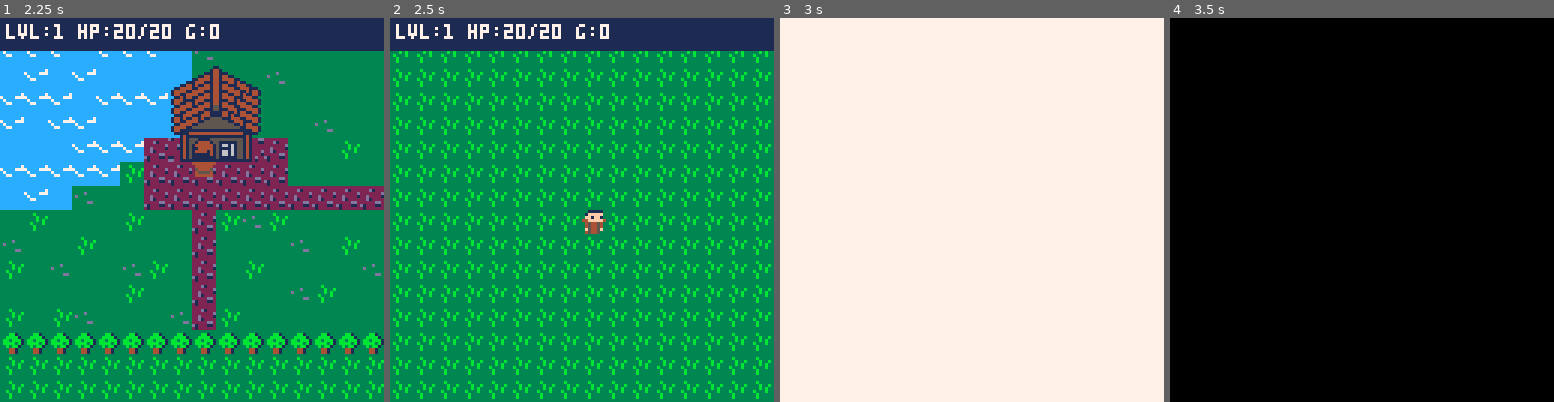
Above: before the commit, frames 1-4 (left to right).
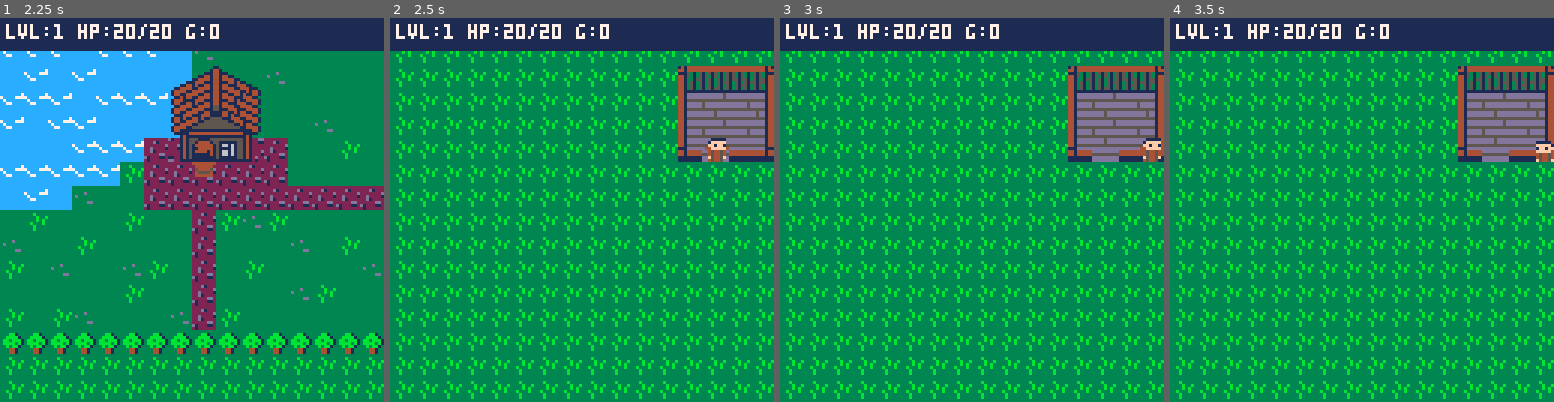
Above: after the commit, the same moments.

Repository: matthurtado/PicoRPG
Game: PICO-8 cartridge assets/base.p8
The game is run twice, just before and just after one commit, with the same random seed, the same clock (stepped at 60 frames per second) and the same inputs.
Inputs:
- Up to frame 1 (2.25 s): tap X (X key) at 0.33, 1.07, 1.85 s; tap O (Z key) at 0.7, 1.7, 2.1 s; hold Right 1.6-2.1 s; hold Up from 2.15 s (still down)
- Up to frame 2 (2.5 s): release Up at 2.42 s; hold Right from 2.47 s (still down)
- Up to frame 3 (3 s): keep holding Right; tap O (Z key) at 2.5, 2.9 s; tap X (X key) at 2.97 s
- Up to frame 4 (3.5 s): release Right at 3.03 s; hold Left from 3.08 s (still down); tap O (Z key) at 3.3 s

Frame 1 is identical in both runs. In frame 2, 30% of the frame differs, in the area x 0-100%, y 8-100%; in frame 3, 99%; in frame 4, 100%, in the area x 0-100%, y 0-100%.

Commit message:
Added spritesheet png for easier editing, added new house with door teleports

Diff:
--- a/assets/base.p8
+++ b/assets/base.p8
@@ -145,15 +145,15 @@
 
 
 __gff__
-0000000000000000000000000000000000000000000000000000000000000000020201000000000000000000000000000201010000000000000000000000000001010101000000000000000000000000010101010000000000000000000000000101010100000000000000000000000001040101000000000000000000000000
+0000000000000000000000000000000000000000000000000000000000000000020201000000000000000000000000000201010000000000000000000000000001010101000000000101010100000000010101010000000000000000000000000101010100000000000000000000000001040101000000000004000000000000
 0000000000000000000000000000000000000000000000000000000000000000000000000000000000000000000000000000000000000000000000000000000000000000000000000000000000000000000000000000000000000000000000000000000000000000000000000000000000000000000000000000000000000000
 __map__
 3222322232322232212120212120213021212021233021312020202020202020202020202020202020202020202020202020202020202020202020202020202020202020202020202020202020202020202020202020202020202020202020202020202020202020202020202020202020202020202020202020202020202020
 2222223222222232302121212121212120212121232120312020202020202020202020202020202020202020202020202020202020202020202020202020202020202020202020202020202020202020202020202020202020202020202020202020202020202020202020202020202020202020202020202020202020202020
-3222322232323240414243302121212121302120232021312020202020202020202020202020202020202020202020202020202020202020202020202020202020202020202020202020202020202020202020202020202020202020202020202020202020202020202020202020202020202020202020202020202020202020
-2222223222222250515253212121212120212121232130312020202020202020202020202020202020202020202020202020202020202020202020202020202020202020202020202020202020202020202020202020202020202020202020202020202020202020202020202020202020202020202020202020202020202020
-2232222232323260616263212130212121212121232121312020202020202020202020202020202020202020202020202020202020202020202020202020202020202020202020202020202020202020202020202020202020202020202020202020202020202020202020202020202020202020202020202020202020202020
-3232322222222370717273232121202130212021232021312020202020202020202020202020202020202020202020202020202020202020202020202020202020202020202020202020202020202020202020202020202020202020202020202020202020202020202020202020202020202020202020202020202020202020
+3222322232323240414243302121212121302120232021312020202020202020202020202020202020202020202020202020202020202020202020202020202020202020202020202020202020202020202020202020202020202020202020202020202020202020202020202020202020202020202020202020202048494a4b
+2222223222222250515253212121212120212121232130312020202020202020202020202020202020202020202020202020202020202020202020202020202020202020202020202020202020202020202020202020202020202020202020202020202020202020202020202020202020202020202020202020202058595a5b
+2232222232323260616263212130212121212121232121312020202020202020202020202020202020202020202020202020202020202020202020202020202020202020202020202020202020202020202020202020202020202020202020202020202020202020202020202020202020202020202020202020202068696a6b
+3232322222222370717273232121202130212021232021312020202020202020202020202020202020202020202020202020202020202020202020202020202020202020202020202020202020202020202020202020202020202020202020202020202020202020202020202020202020202020202020202020202078797a7b
 2222222222202323232323232121212121212130232121312020202020202020202020202020202020202020202020202020202020202020202020202020202020202020202020202020202020202020202020202020202020202020202020202020202020202020202020202020202020202020202020202020202020202020
 3222323021212323232323232323232323232323233021312020202020202020202020202020202020202020202020202020202020202020202020202020202020202020202020202020202020202020202020202020202020202020202020202020202020202020202020202020202020202020202020202020202020202020
 2120212121202121232030202121212121302120212120312020202020202020202020202020202020202020202020202020202020202020202020202020202020202020202020202020202020202020202020202020202020202020202020202020202020202020202020202020202020202020202020202020202020202020
--- a/src/systems/doors.lua
+++ b/src/systems/doors.lua
@@ -6,7 +6,8 @@
 STATE.doors.by_tile = STATE.doors.by_tile or {}
 
 -- Register your door tile(s) here:
-STATE.doors.by_tile[113] = {tx=96, ty=20}  -- door sprite #113 -> interior (96,20)
+STATE.doors.by_tile[113] = {tx=125, ty=005}  -- door sprite #113 -> interior (96,20)
+STATE.doors.by_tile[121] = {tx=008, ty=005}
 
 -- examples for more doors:
 -- STATE.doors.by_tile[114] = {tx=104, ty=18}
Not shown, changed: 32 lines of the sprite sheet (__gfx__) section of assets/base.p8
Not shown, added: sprites/spritesheet.png
